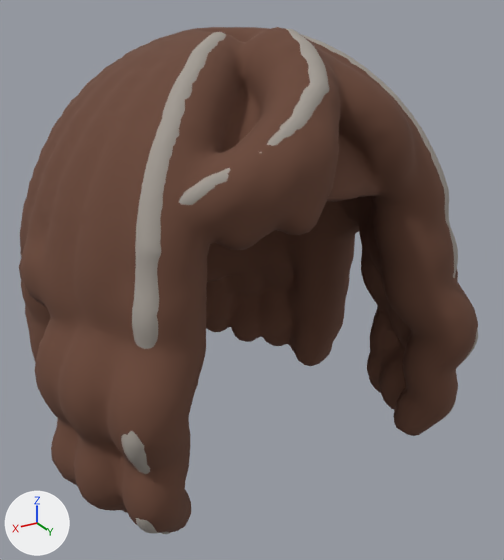
One commit to the glTF model characters/parts/hair_bob_m/art/hair_bob_m.glb: the scene before it, then after it.
Both versions are drawn from a 50 mm lens placed at (0.358, 0.607, 1.909), pointed at (-0.018, -0.019, 1.596). Every picture has the same lights, and +X, +Y and +Z are marked at lower left. The first picture is the older version. Where no turn or scale is listed for an object, it has been applied to the vertices.

The scene before the commit, as lines of its bpy script (objects in view):
```python
mat_ck2_hairgrey = principled_material('CK2_HairGrey')
mat_ck2_hairgrey.base_color = (0.366, 0.332, 0.296)  # grey #a39c94
mat_ck2_hairgrey.roughness = 0.92
me_hairbob = bpy.data.meshes.new('HairBob')
me_hairbob.from_pydata(...)  # 9002 vertices, 18000 faces; spans x -0.242..0.242, y -0.24..0.189, z -0.018..0.439
me_hairbob.materials.append(mat_ck2_hair)  # brown #6a4636
me_hairbobgrey = bpy.data.meshes.new('HairBobGrey')
me_hairbobgrey.from_pydata(...)  # 20252 vertices, 40472 faces; spans x -0.205..0.205, y -0.243..0.183, z -0.01..0.437
me_hairbobgrey.materials.append(mat_ck2_hairgrey)  # grey #a39c94
ob_acc_hair_bob_hairbob = bpy.data.objects.new('Acc_hair_bob_HairBob', me_hairbob)
ob_acc_hair_bob_hairbob.location = (0.0, -0.025, 1.431)
ob_acc_hair_bob_hairbobgrey = bpy.data.objects.new('Acc_hair_bob_HairBobGrey', me_hairbobgrey)
ob_acc_hair_bob_hairbobgrey.location = (0.0, -0.025, 1.431)
```
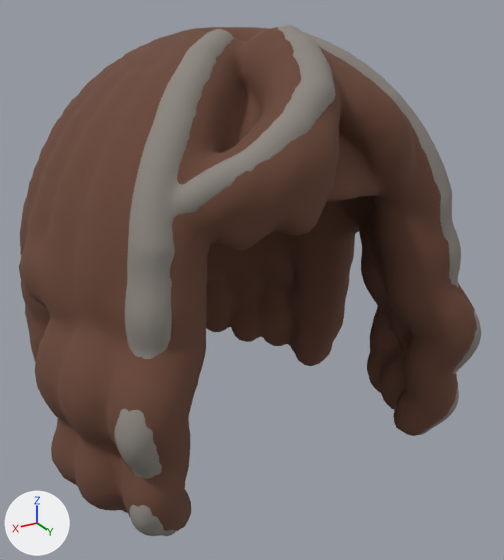
Where the change shows, as pixel boxes (x1, y1, x2, y2) in the pictures (504 x 560 px):
'Acc_hair_bob_HairBobGrey', recoloured, reshaped: before (121, 29, 478, 534); after (115, 25, 481, 536)
part 1 of me_hairbobgrey, rebuilt (76% wider): before (121, 29, 329, 534); after (115, 25, 481, 536)
part 2 of me_hairbobgrey, deleted (mostly hidden): before (301, 34, 478, 421)

What changed in the scene script:
```text
Change mat_ck2_hairgrey:
    mat_ck2_hairgrey.base_color: (0.366, 0.332, 0.296) -> (0.262, 0.238, 0.212)  # grey #a39c94 -> grey #8c867f
Change me_hairbobgrey:
    used by ob_acc_hair_bob_hairbobgrey; location = (0.0, -0.025, 1.431)
    remove me_hairbobgrey.from_pydata(...)  # 20252 vertices, 40472 faces; spans x -0.205..0.205, y -0.243..0.183, z -0.01..0.437
    add me_hairbobgrey.from_pydata(...)  # 27862 vertices, 55696 faces; spans x -0.209..0.208, y -0.243..0.187, z -0.012..0.44
    me_hairbobgrey part 1: the loose piece of 11854 vertices spanning x -0.038..0.205, y 0.019..0.183, z -0.009..0.437 is rebuilt with 27376 vertices and now spans x -0.209..0.208, y 0.013..0.187, z -0.012..0.44
    me_hairbobgrey part 2: the loose piece of 7912 vertices spanning x -0.205..-0.022, y 0.018..0.183, z -0.01..0.434 is deleted
    other edits to the shape of me_hairbobgrey do not show in these pictures
```
